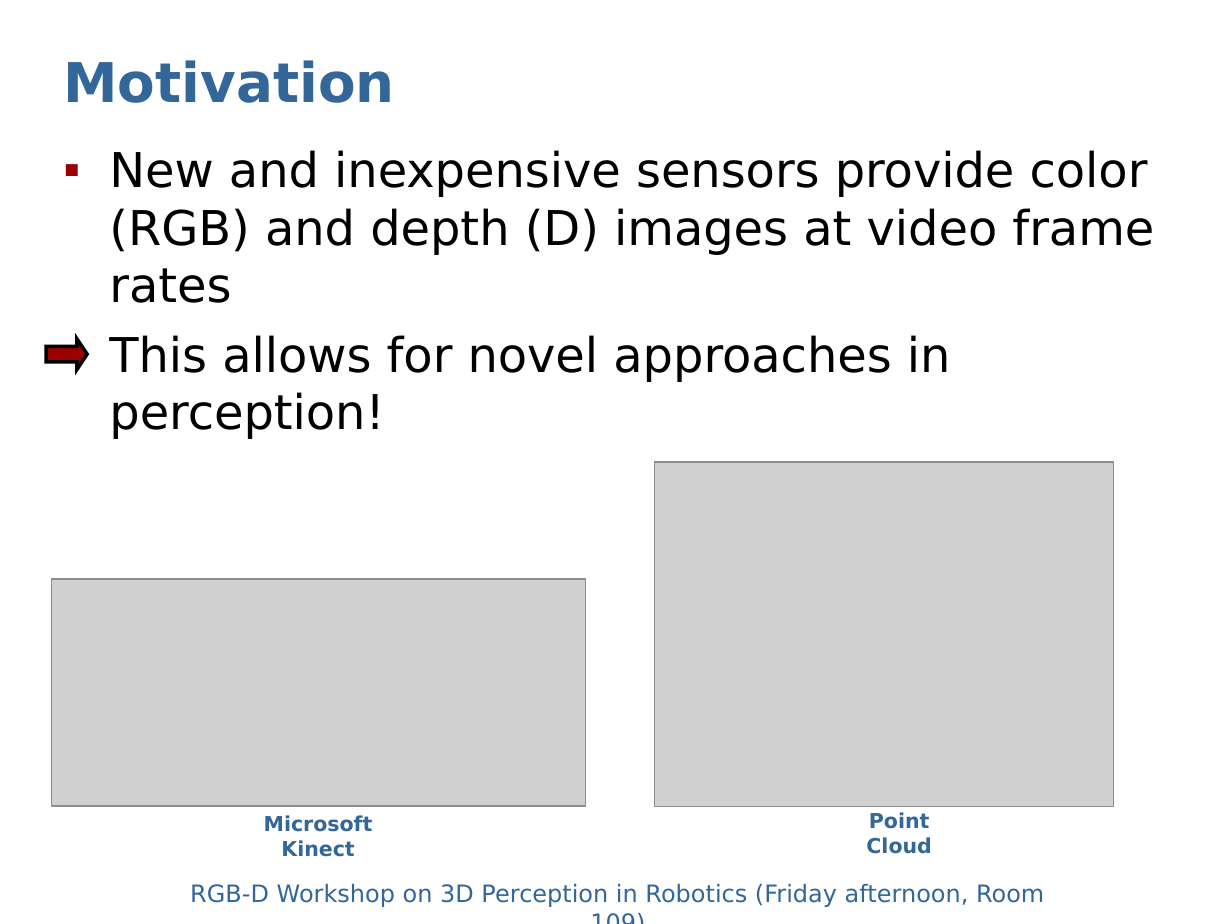
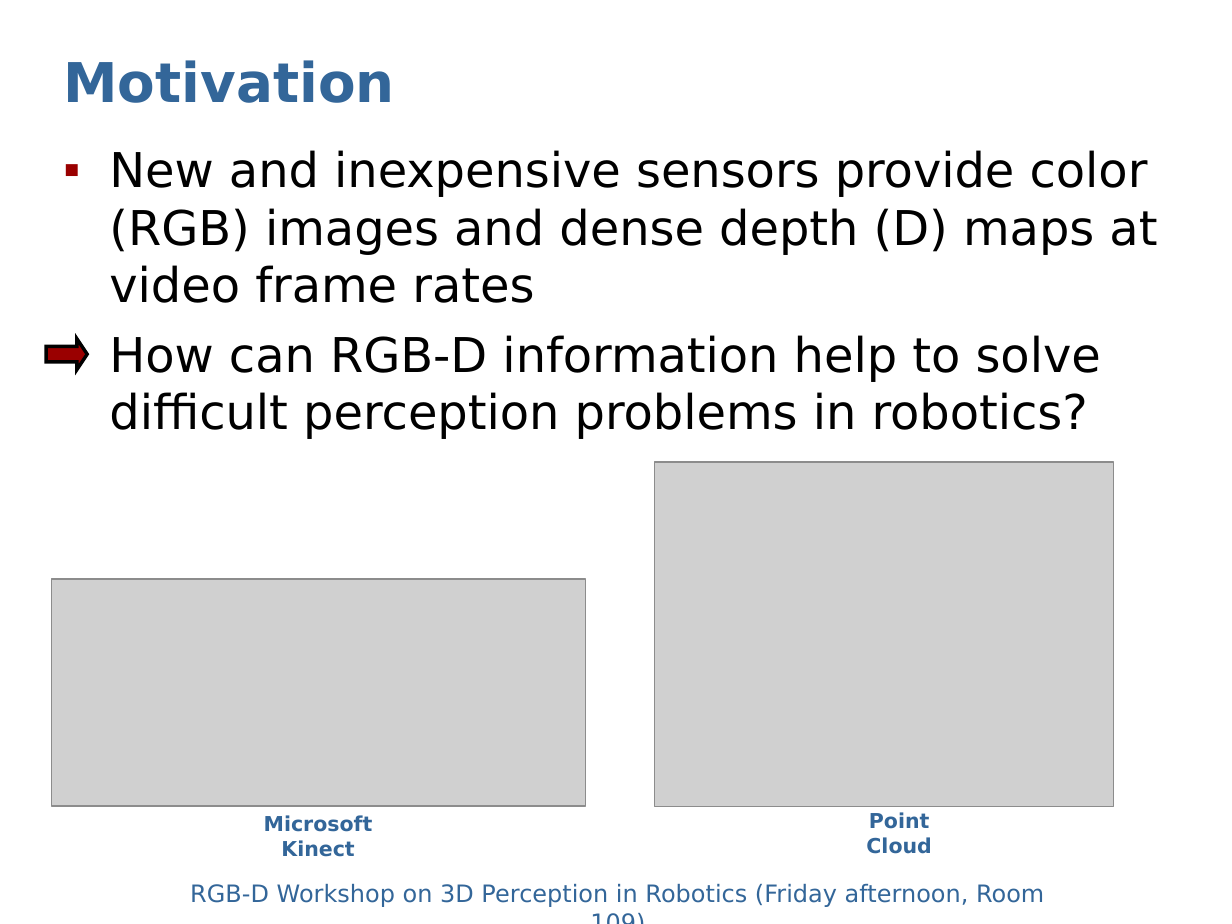
Before and after one commit to dejanpan/rgbd2011, a slide deck: slide 2 of presentations/sturm11rgbd-spotlight.ppt. Drawn at 1232x924 pixels with LibreOffice and Linux fonts; fonts in the diff are those of the drawing; grey boxes stand for pictures. Boxes give left, top, right and bottom in pixels: in the first picture for what was removed or moved away, otherwise in the second. Text is boxed around its words. In the diff, an @@ line names an element or a change of style, - is before the commit and + after.

```diff
--- a/presentations/sturm11rgbd-spotlight.ppt
+++ b/presentations/sturm11rgbd-spotlight.ppt
@@ text at [109, 150, 1157, 439]: text changed @@
-▪ New and inexpensive sensors provide color (RGB) and depth (D) images at video frame rates
-▪ This allows for novel approaches in perception!
+▪ New and inexpensive sensors provide color (RGB) images and dense depth (D) maps at video frame rates
+▪ How can RGB-D information help to solve difficult perception problems in robotics?
```
Also in this commit, not shown: 1 other slide changed, 1 slide added, 1 other file.
